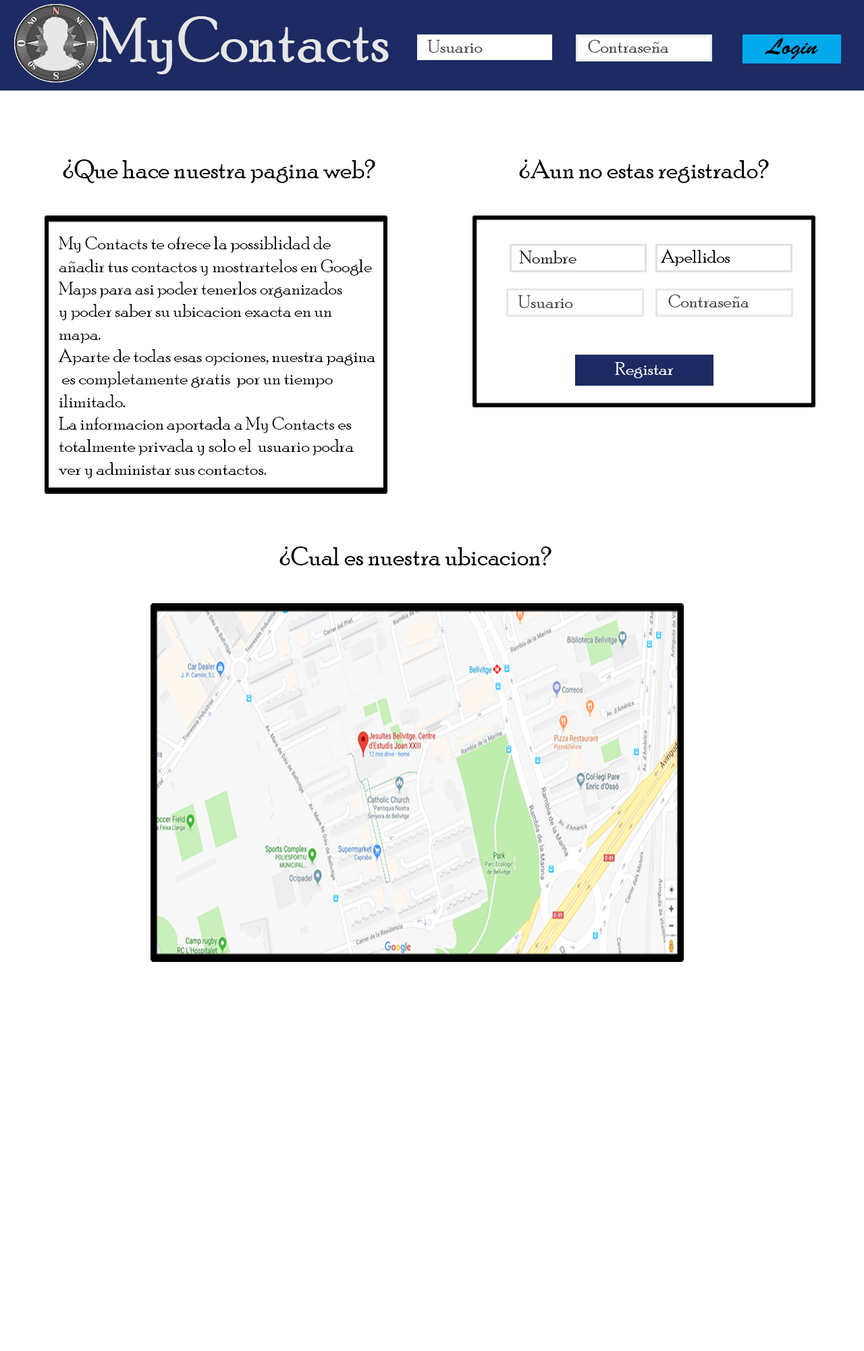
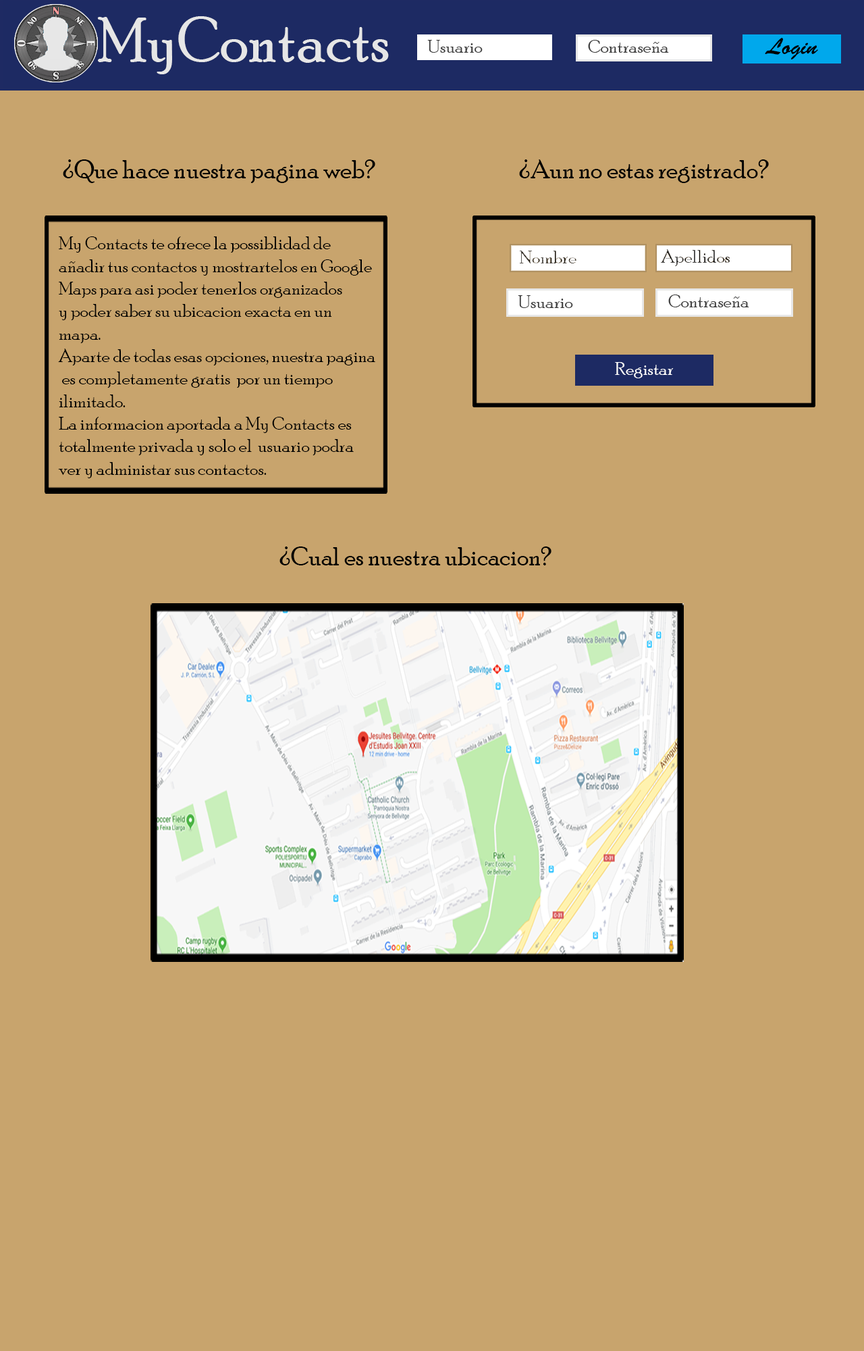
Two versions of the same layered image (864 × 1351). Layer-by-layer changes:
painted on "Apellidos" over (657, 245, 792, 271)
painted on "Nombre" over (511, 245, 646, 271)
painted on "Fondo" over (0, 90, 864, 1351)
